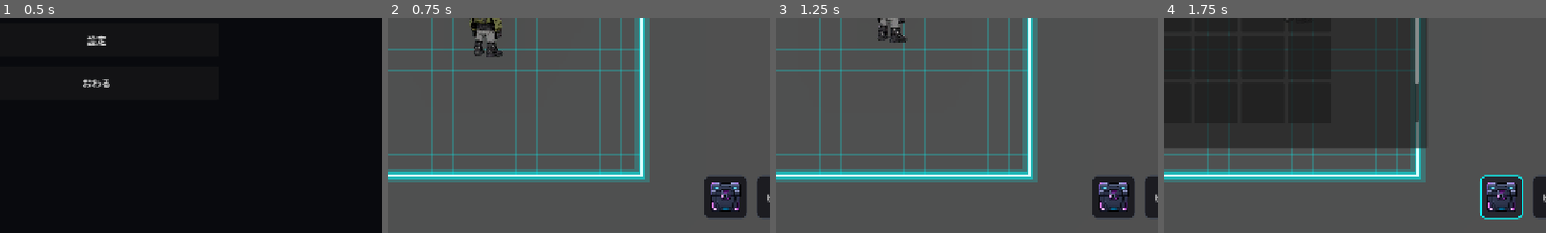
Above: before the commit, frames 1-4 (left to right).
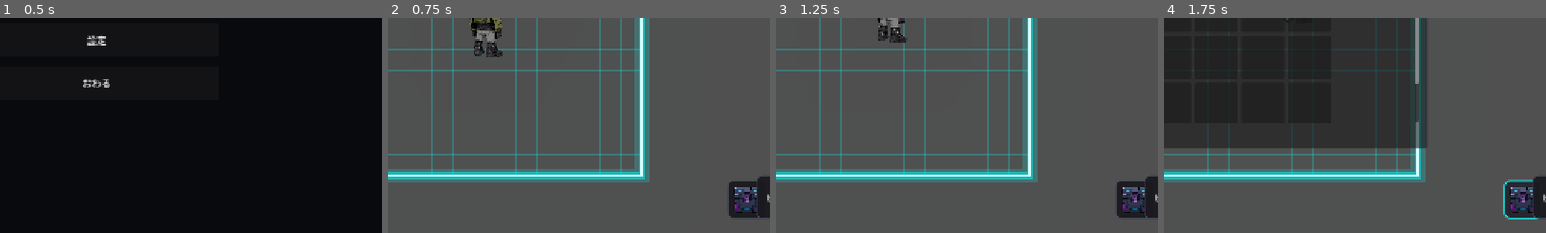
Above: after the commit, the same moments.

Repository: grimoire1089-coder/optimistic
Game: Godot game, scene res://Scenes/Boot/TitleScene.tscn
Two runs of this game, one before a commit and one after it. Both use one fixed random seed, a clock stepped at 60 frames per second and the inputs below.
Inputs (mouse positions are % of the whole screen's width and height, from its top left; square brackets give the same spot before the commit, where the layout moved):
- Up to frame 1 (0.5 s): no input
- Up to frame 2 (0.75 s): click "はじめる" at 0.5 s
- Up to frame 3 (1.25 s): no input
- Up to frame 4 (1.75 s): click (84, 92) [82, 92] at 1.25 s
The pictures show only the part of the screen within x 37-87%, y 50-100%; the shares and areas given below are measured in that part.

Frame 1 is identical in both runs. In frame 2, 2.2% of the frame differs, in the area x 82-97%, y 73-93%; in frame 3, 2.2%; in frame 4, 2.5%, in the area x 82-98%, y 72-94%.

Commit message:
Compact inventory HUD button

Diff:
--- a/Scripts/UI/HUD/InventoryButton.gd
+++ b/Scripts/UI/HUD/InventoryButton.gd
@@ -68,10 +68,10 @@
 
 
 func _apply_square_button_layout() -> void:
-	custom_minimum_size = Vector2(72.0, 72.0)
-	offset_left = -272.0
-	offset_top = -96.0
-	offset_right = -200.0
+	custom_minimum_size = Vector2(64.0, 64.0)
+	offset_left = -232.0
+	offset_top = -88.0
+	offset_right = -168.0
 	offset_bottom = -24.0
 	mouse_default_cursor_shape = Control.CURSOR_POINTING_HAND
 	_add_rounded_button_styles()
